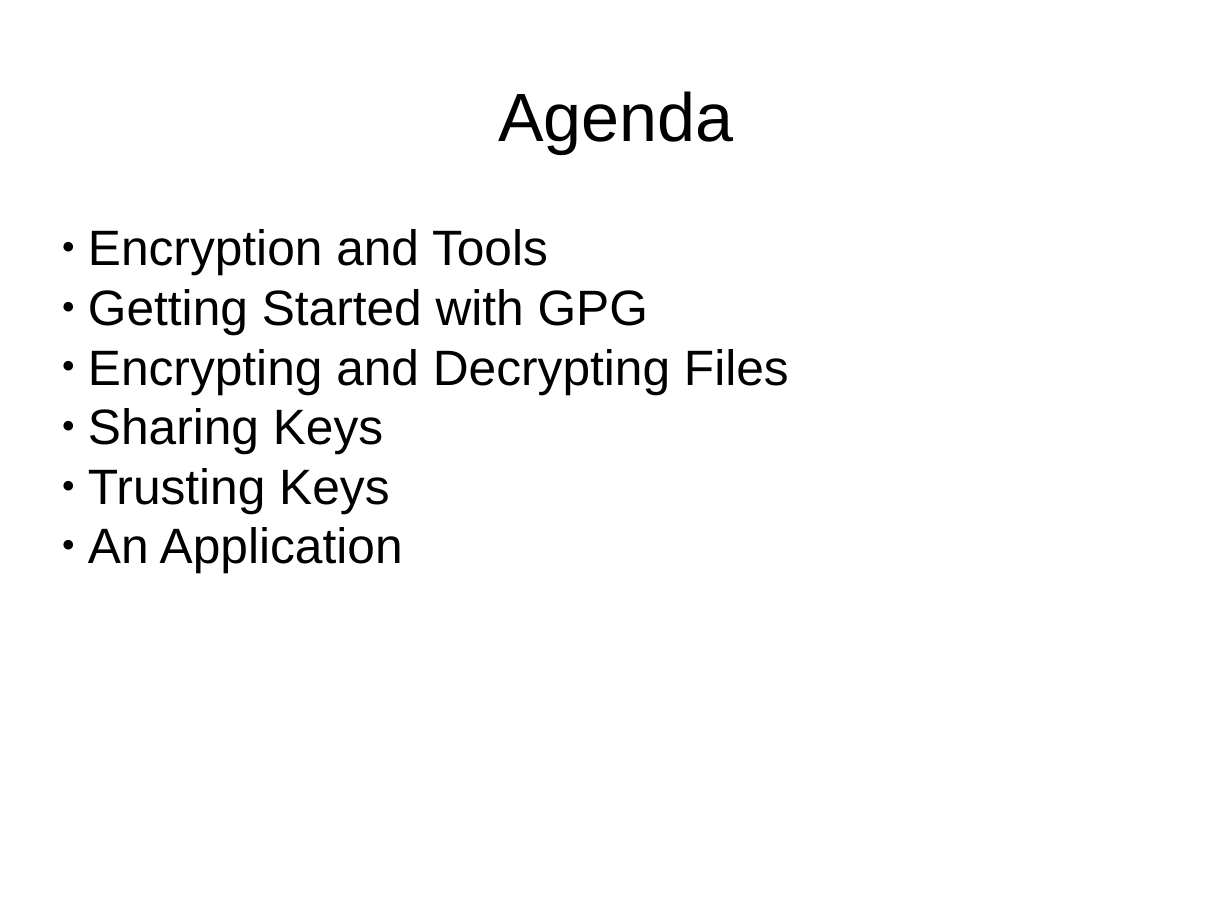
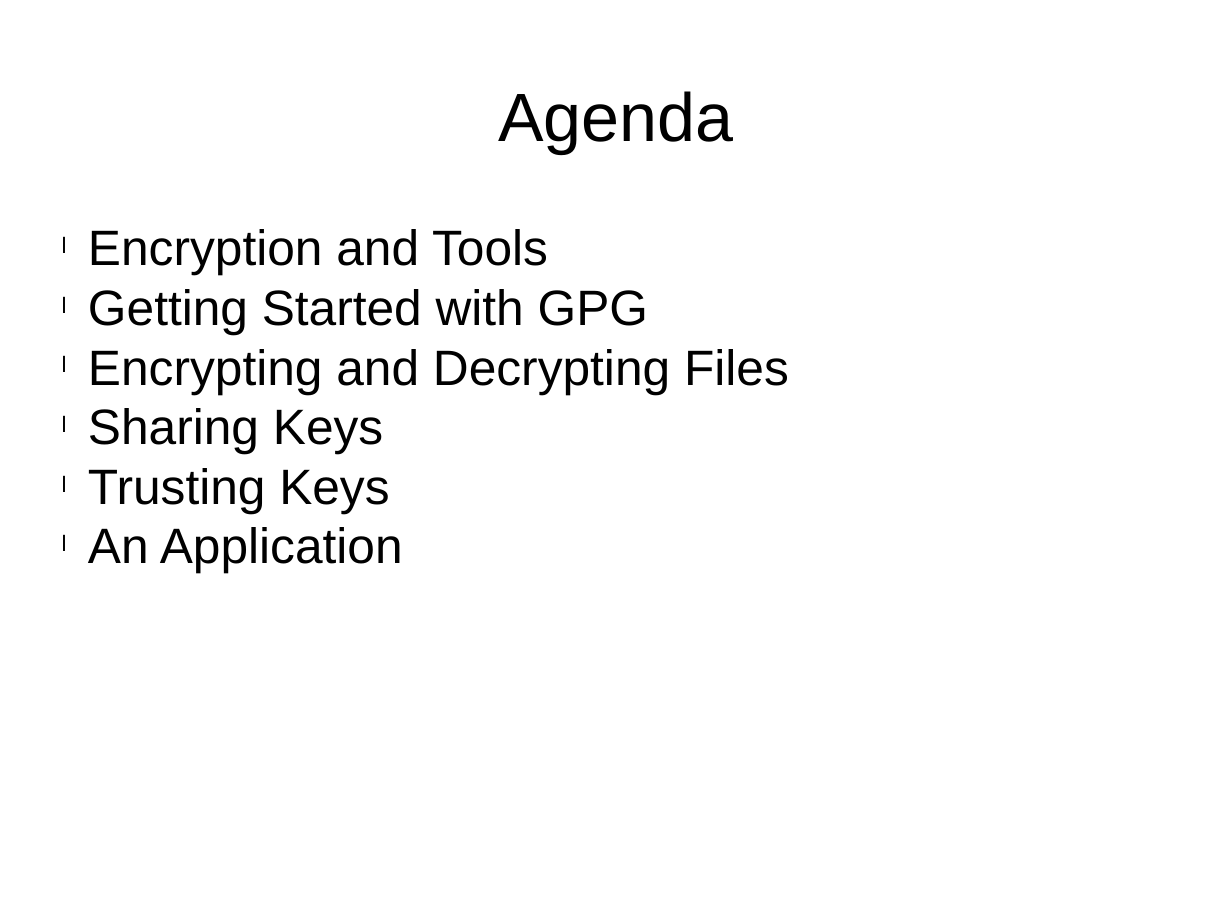
Before and after one commit to darklyons/PLUG-GPG.Talk, a slide deck: slide 2 of PLUG-GPG.Talk-with.Demo-20170808.pptx. Drawn at 1232x924 pixels with LibreOffice and Linux fonts; fonts in the diff are those of the drawing. Boxes give left, top, right and bottom in pixels: in the first picture for what was removed or moved away, otherwise in the second. Text is boxed around its words. In the diff, an @@ line names an element or a change of style, - is before the commit and + after.

Commit message:
Update slides to final version.

```diff
--- a/PLUG-GPG.Talk-with.Demo-20170808.pptx
+++ b/PLUG-GPG.Talk-with.Demo-20170808.pptx
@@ text "Encryption and Tools" at box(88, 229, 789, 573): bullet ● to l @@
```
Also in this commit, not shown: 1 slide added.
